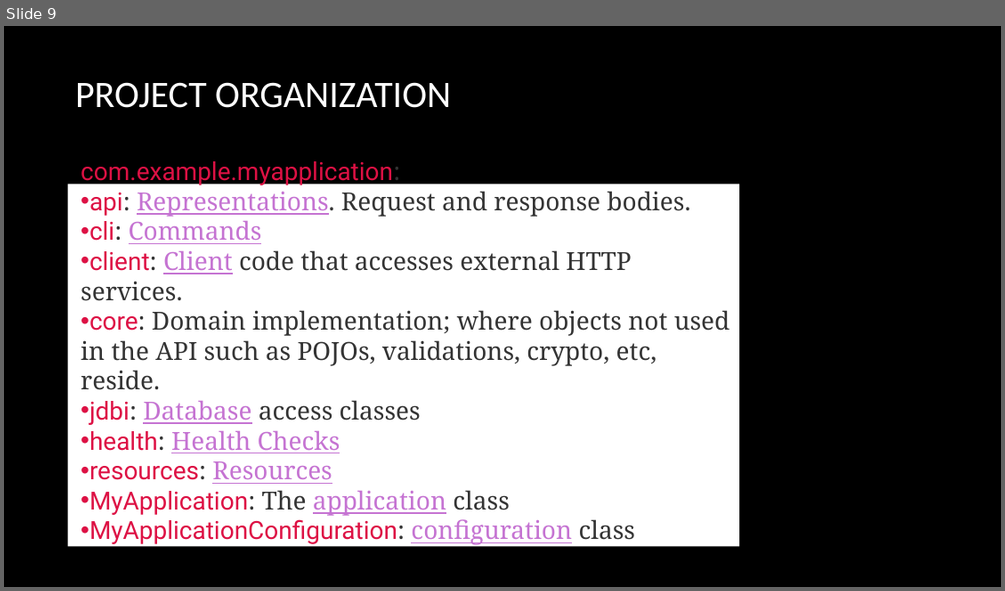
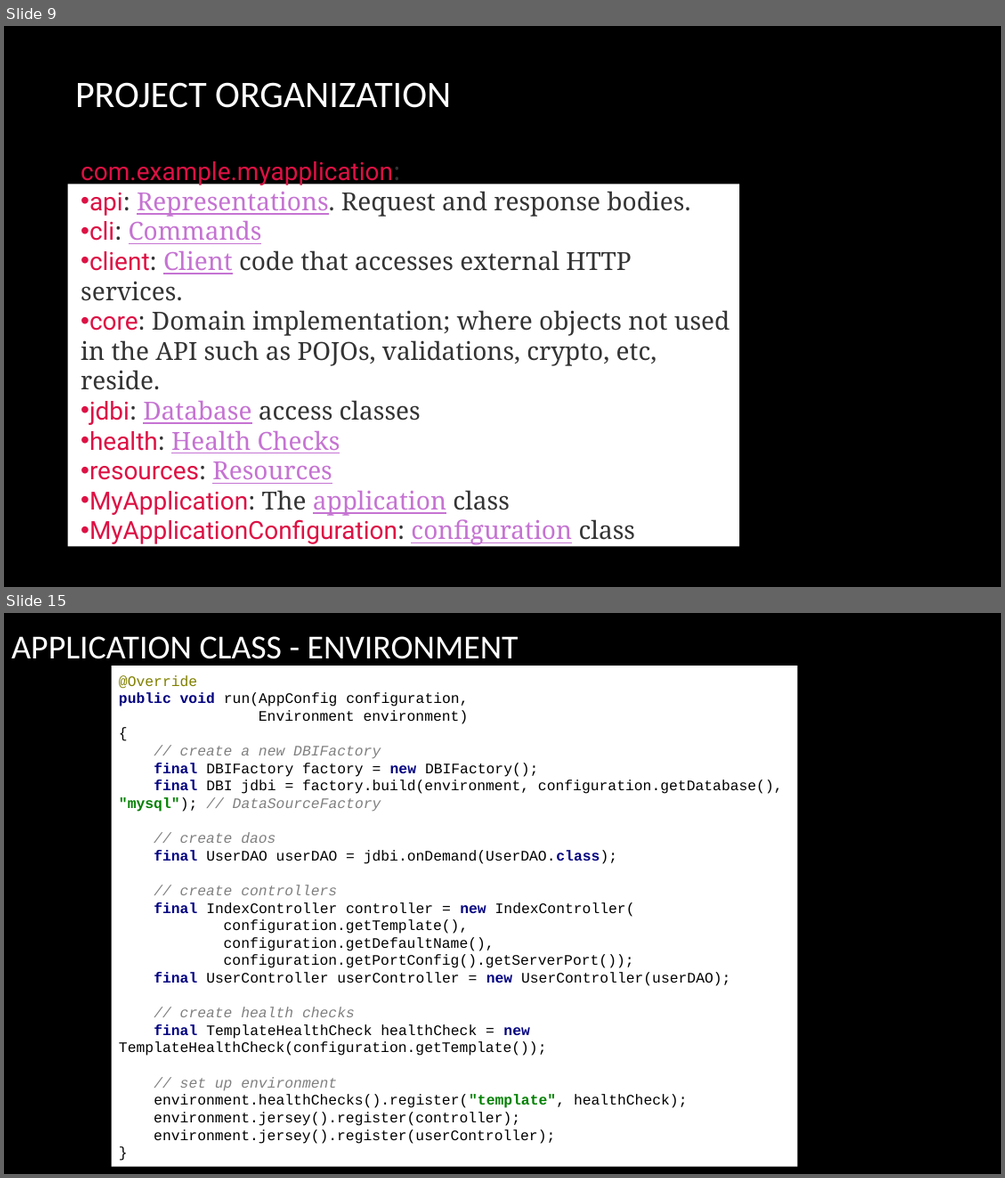
Before and after one commit to arenat/wiza_1, a slide deck: wiza.pptx. Shown one above the other, each under a label of ours: slide 9 before the commit, slides 9 and 15 after it; the slides between them are not shown. The pictures are 1005x591 and 1005x1178 pixels, drawn with LibreOffice and Linux fonts; fonts in the diff are those of the drawing; background and template pictures are left out. Boxes give left, top, right and bottom in pixels: in the first picture for what was removed or moved away, otherwise in the second. Text is boxed around its words. In the diff, an @@ line names an element or a change of style, - is before the commit and + after.

```diff
--- a/wiza.pptx
+++ b/wiza.pptx
@@ slide 15 added at box(4, 613, 1001, 1174), background picture (left out) @@
@@ title added at box(11, 636, 518, 666), 32.4 pt, text #FFFFFF @@
+APPLICATION CLASS - ENVIRONMENT
@@ rectangle added at box(112, 666, 798, 1167), fill #FFFFFF, 14 pt, text #000000 @@
+@Override
+public void run(AppConfig configuration,
+Environment environment)
+{
+// create a new DBIFactory
+final DBIFactory factory = new DBIFactory();
+final DBI jdbi = factory.build(environment, configuration.getDatabase(), "mysql"); // DataSourceFactory
+// create daos
+final UserDAO userDAO = jdbi.onDemand(UserDAO.class);
+// create controllers
+final IndexController controller = new IndexController(
+configuration.getTemplate(),
+configuration.getDefaultName(),
+configuration.getPortConfig().getServerPort());
+final UserController userController = new UserController(userDAO);
+// create health checks
+final TemplateHealthCheck healthCheck = new TemplateHealthCheck(configuration.getTemplate());
+// set up environment
+environment.healthChecks().register("template", healthCheck);
+environment.jersey().register(controller);
+environment.jersey().register(userController);
+}
```
Also in this commit, not shown: 2 slides changed, 4 other slides added, 6 other files.
